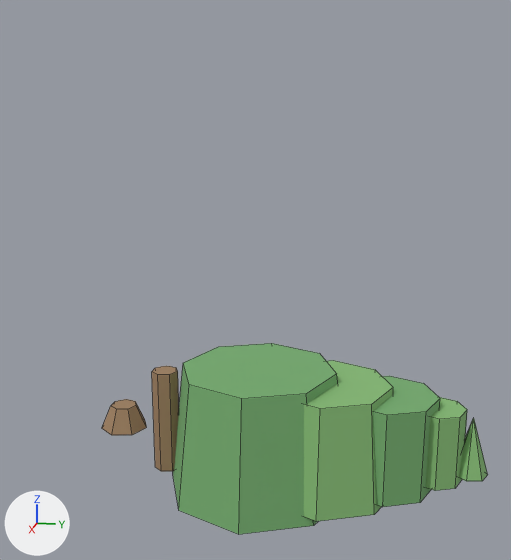
A saved change to the FBX model Assets/Resources/Models/tree_pine.fbx.
One viewpoint serves both versions: a 50 mm camera at (13.4, 5.72, 6.5) aimed at (0.02, 3.04, 3.16). The lights are fixed; the arrows at lower left show +X, +Y and +Z. The picture after the commit comes second. Mesh edges are drawn as thin lines.

The first picture shows 'Layer0', 'Layer1', 'Layer2', 'Layer3', 'Roots', 'Top', 'Trunk'.
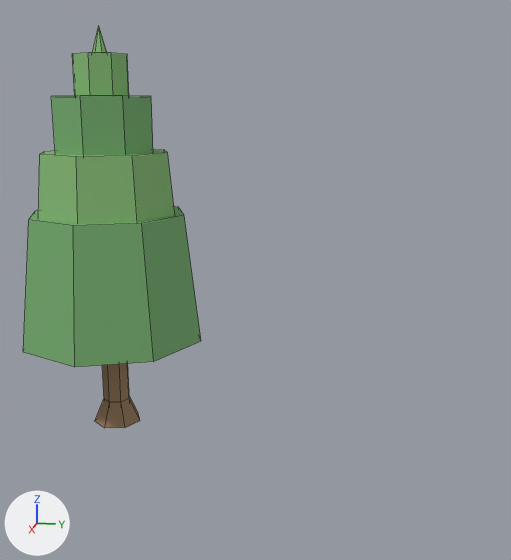
What changed in the scene script:
```text
Change me_cylinder:
    used by ob_trunk; location = (0.0, 0.0, 0.0)
    remove me_cylinder.from_pydata(...)  # 14 vertices, 9 faces; spans x -0.27..0.27, y 0.85..1.38, z -1.1..1.1
    add me_cylinder.from_pydata(...)  # 14 vertices, 9 faces; spans x -0.27..0.27, y -0.25..0.28, z 0.0..2.2
    me_cylinder part 1: the whole mesh is moved by (0.0, -1.1, 1.1)
Change me_cone:
    used by ob_roots; location = (0.0, 0.0, 0.0)
    remove me_cone.from_pydata(...)  # 14 vertices, 9 faces; spans x -0.487..0.487, y -0.3..0.65, z -0.25..0.25
    add me_cone.from_pydata(...)  # 14 vertices, 9 faces; spans x -0.487..0.487, y -0.45..0.5, z -0.1..0.4
    me_cone part 3: the whole mesh is moved by (0.0, -0.15, 0.15)
Change me_cone_003:
    used by ob_layer2; location = (0.0, 0.0, 0.0)
    remove me_cone_003.from_pydata(...)  # 16 vertices, 10 faces; spans x -1.0..1.0, y 4.73..6.73, z -0.95..0.95
    add me_cone_003.from_pydata(...)  # 16 vertices, 10 faces; spans x -1.0..1.0, y -1.0..1.0, z 4.78..6.68
    me_cone_003 part 5: the whole mesh is moved by (0.0, -5.73, 5.73)
Change me_cone_001:
    used by ob_layer0; location = (0.0, 0.0, 0.0)
    remove me_cone_001.from_pydata(...)  # 16 vertices, 10 faces; spans x -1.9..1.9, y 1.2..5.0, z -1.3..1.3
    add me_cone_001.from_pydata(...)  # 16 vertices, 10 faces; spans x -1.9..1.9, y -1.9..1.9, z 1.8..4.4
    me_cone_001 part 6: the whole mesh is moved by (0.0, -3.1, 3.1)
Change me_cone_002:
    used by ob_layer1; location = (0.0, 0.0, 0.0)
    remove me_cone_002.from_pydata(...)  # 16 vertices, 10 faces; spans x -1.5..1.5, y 3.01..6.01, z -1.1..1.1
    add me_cone_002.from_pydata(...)  # 16 vertices, 10 faces; spans x -1.5..1.5, y -1.5..1.5, z 3.41..5.61
    me_cone_002 part 4: the whole mesh is moved by (0.0, -4.51, 4.51)
Change me_cone_004:
    used by ob_layer3; location = (0.0, 0.0, 0.0)
    remove me_cone_004.from_pydata(...)  # 16 vertices, 10 faces; spans x -0.55..0.55, y 6.15..7.25, z -0.75..0.75
    add me_cone_004.from_pydata(...)  # 16 vertices, 10 faces; spans x -0.55..0.55, y -0.55..0.55, z 5.95..7.45
    me_cone_004 part 7: the whole mesh is moved by (0.0, -6.7, 6.7)
Change me_cone_005:
    used by ob_top; location = (0.0, 0.0, 0.0)
    remove me_cone_005.from_pydata(...)  # 8 vertices, 8 faces; spans x -0.341..0.341, y 7.069..7.734, z -0.6..0.6
    add me_cone_005.from_pydata(...)  # 8 vertices, 8 faces; spans x -0.341..0.341, y -0.315..0.35, z 6.784..7.984
    me_cone_005 part 2: the whole mesh is moved by (0.0, -7.384, 7.384)
```

Changed parts and their boxes (x1, y1, x2, y2) in the pictures (511 x 560 px):
'Layer0', moved
    before: (173, 343, 338, 534)
    after: (23, 206, 201, 367)
'Layer1', moved
    before: (304, 360, 393, 521)
    after: (38, 149, 175, 224)
'Layer2', moved
    before: (373, 376, 440, 507)
    after: (52, 96, 153, 155)
'Layer3', moved
    before: (426, 397, 467, 491)
    after: (72, 53, 129, 96)
'Trunk', moved
    before: (152, 366, 179, 471)
    after: (102, 363, 129, 402)
'Roots', moved
    before: (102, 399, 147, 435)
    after: (95, 396, 140, 428)
'Top', moved (mostly hidden afterwards)
    before: (459, 418, 488, 481)
    after: (92, 26, 107, 53)
